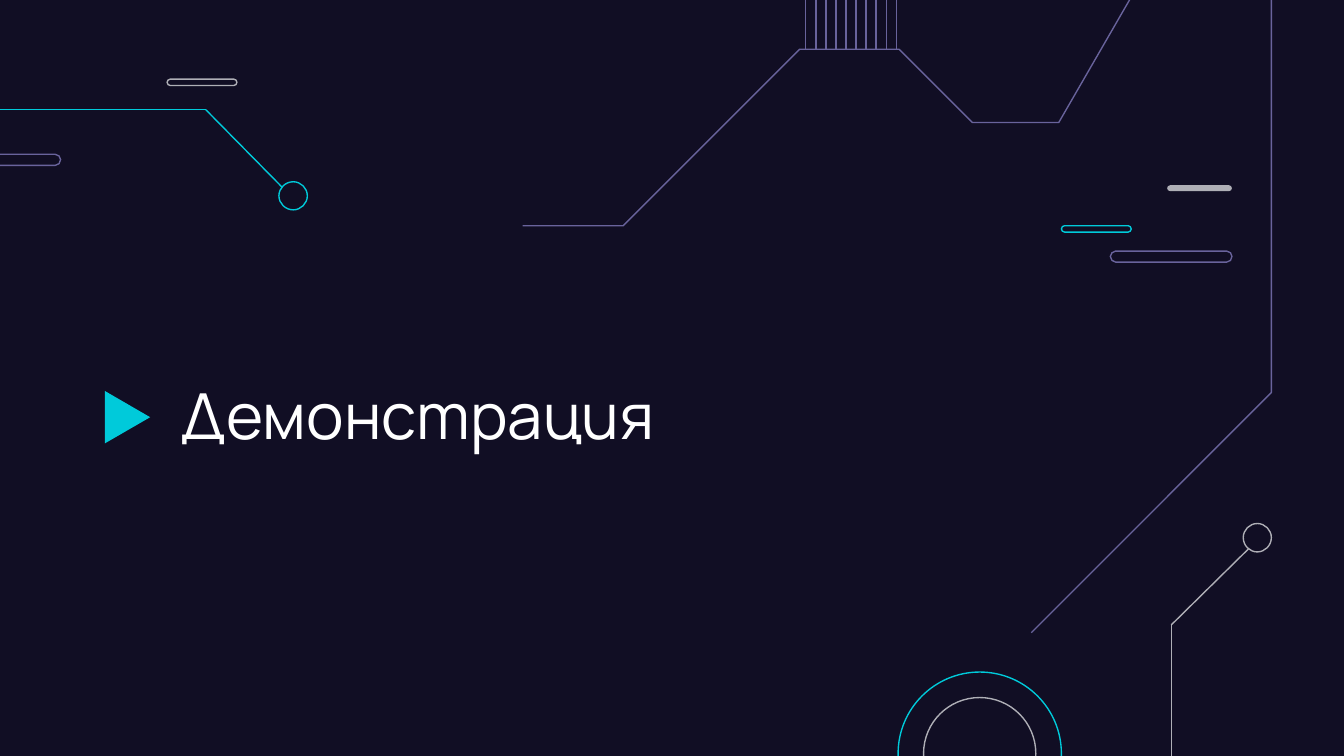
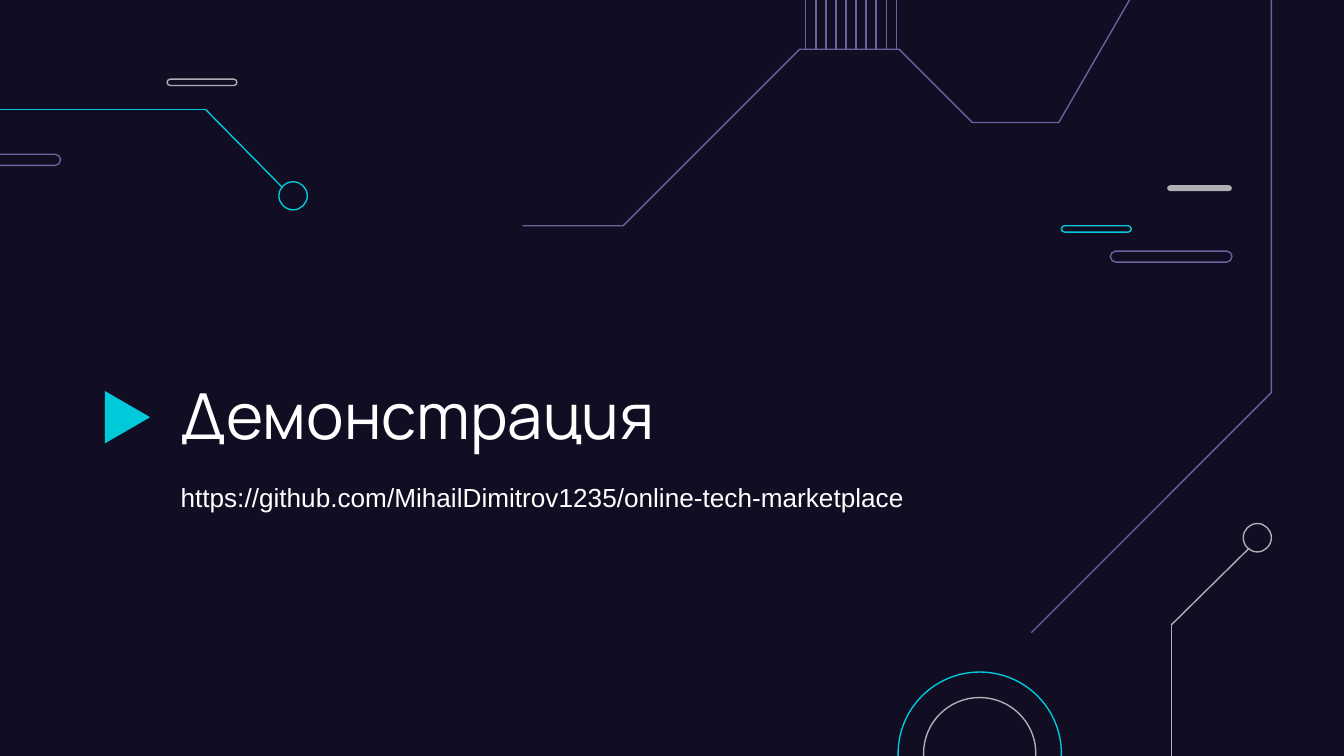
Before and after one commit to MihailDimitrov1235/online-tech-marketplace, a slide deck: slide 5 of docs/presentation_bg.pptx. Drawn at 1344x756 pixels with LibreOffice and Linux fonts; fonts in the diff are those of the drawing. Boxes give left, top, right and bottom in pixels: in the first picture for what was removed or moved away, otherwise in the second. Text is boxed around its words. In the diff, an @@ line names an element or a change of style, - is before the commit and + after.

Commit message:
added github links to documentation and presentation

```diff
--- a/docs/presentation_bg.pptx
+++ b/docs/presentation_bg.pptx
@@ text added at box(181, 488, 904, 513), 14 pt, text #FFFFFF @@
+https://github.com/MihailDimitrov1235/online-tech-marketplace
```
Also in this commit, not shown: 1 other file.
